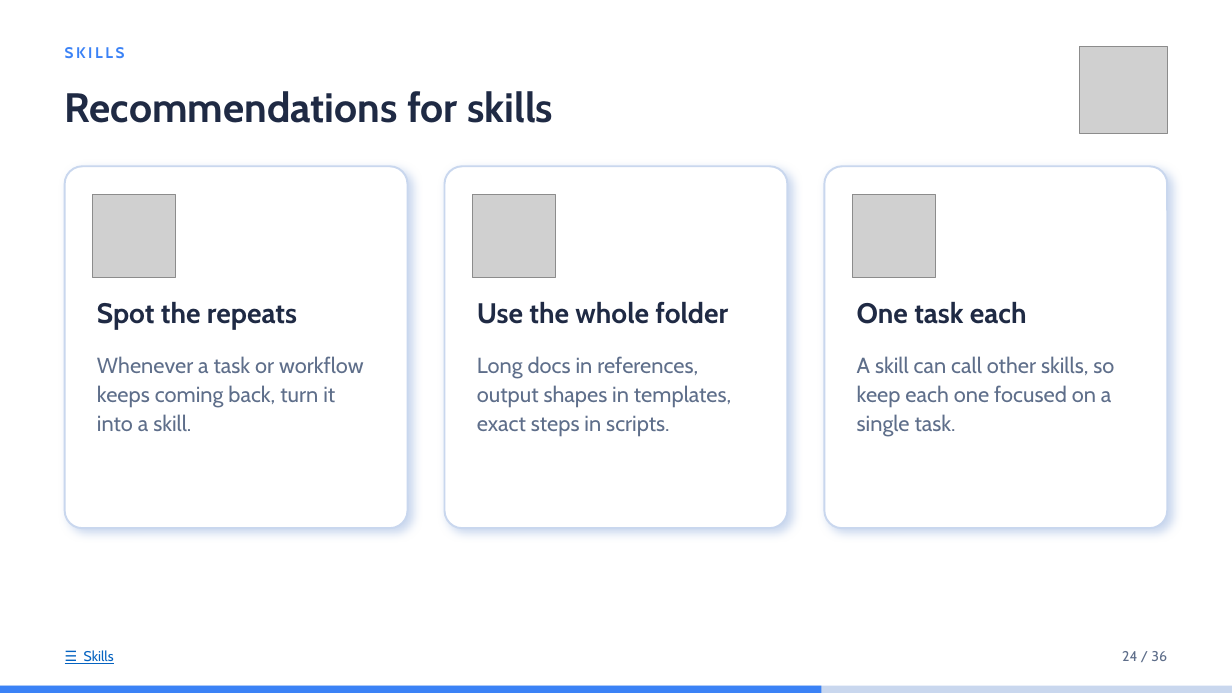
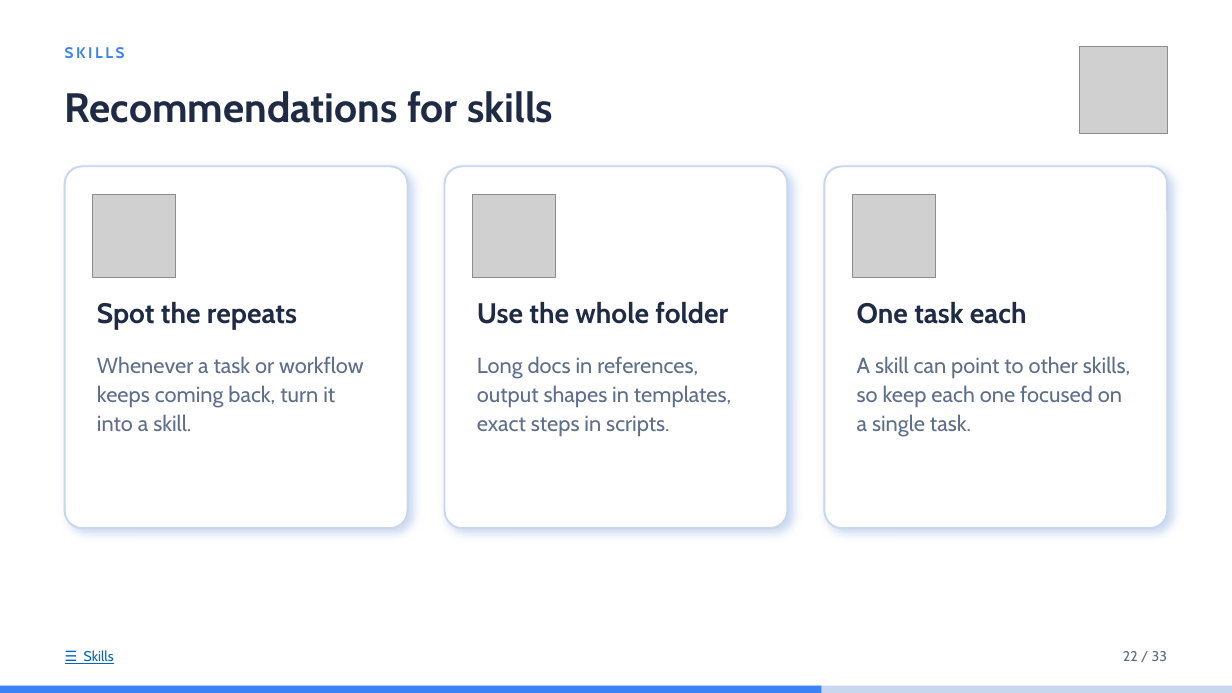
Before and after one commit to idoudist/ai-toolbox-presentation, a slide deck: slide 22 of hello-skills.pptx. Drawn at 1232x693 pixels with LibreOffice and Linux fonts; fonts in the diff are those of the drawing; grey boxes stand for pictures. Boxes give left, top, right and bottom in pixels: in the first picture for what was removed or moved away, otherwise in the second. Text is boxed around its words. In the diff, an @@ line names an element or a change of style, - is before the commit and + after.

```diff
--- a/hello-skills.pptx
+++ b/hello-skills.pptx
@@ text at (857, 356, 1130, 437): text changed @@
-A skill can call other skills, so keep each one focused on a single task.
+A skill can point to other skills, so keep each one focused on a single task.
@@ text at (1123, 651, 1167, 661): text changed @@
-24 / 36
+22 / 33
```
Also in this commit, not shown: 28 other slides changed.
